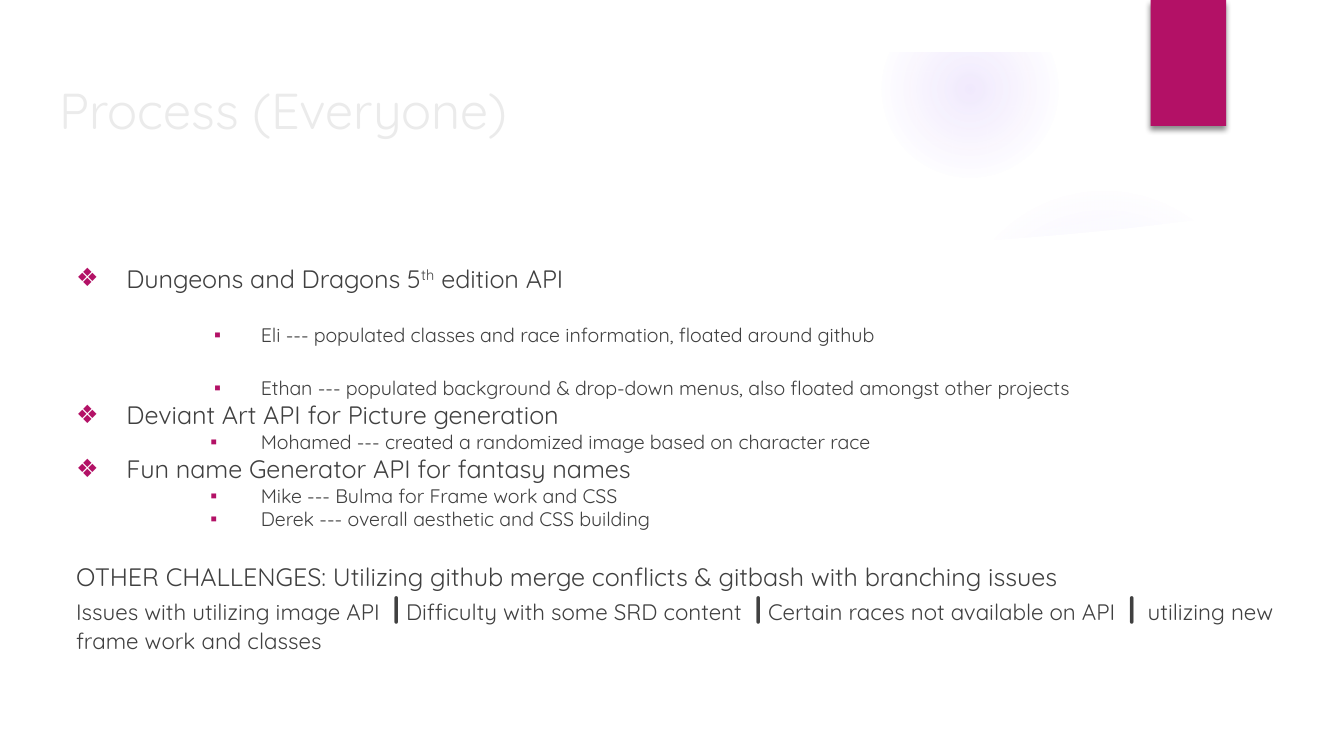
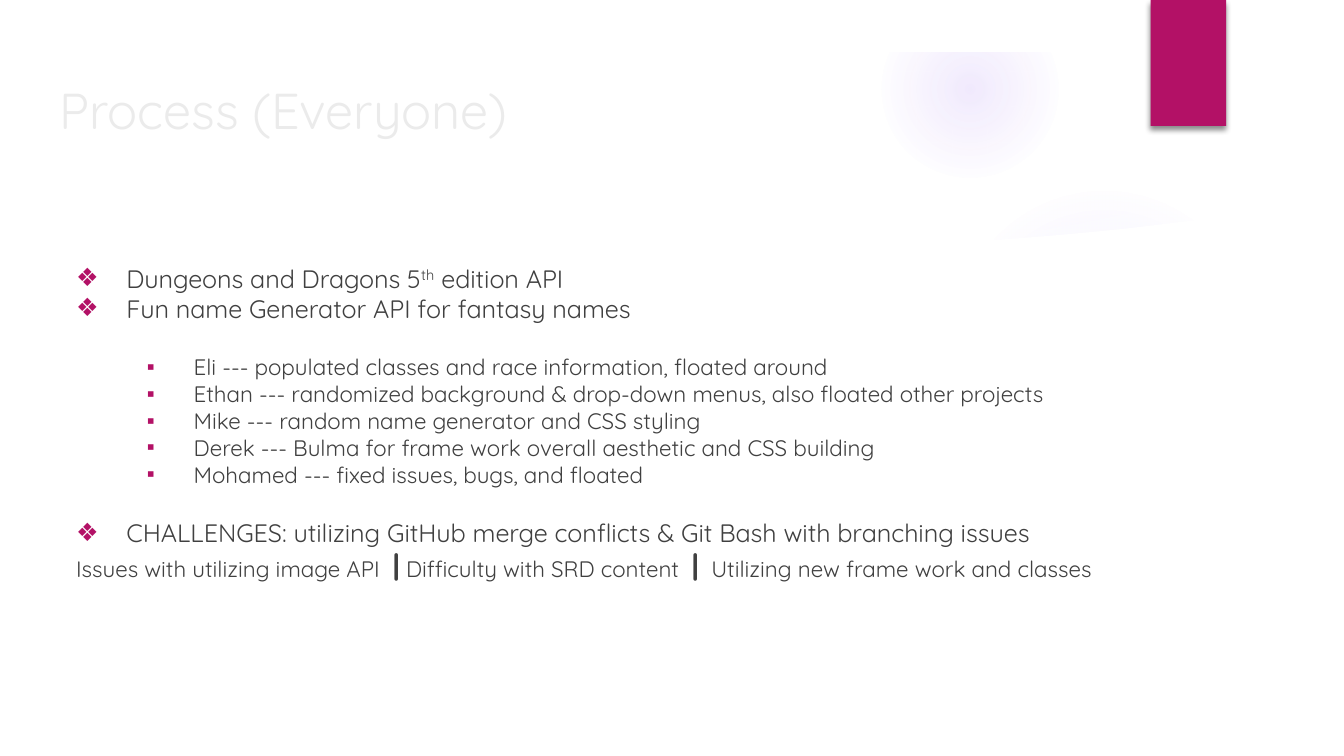
Before and after one commit to MiernickiElijah/Skulduggery, a slide deck: slide 4 of assets/Skulduggery.pptx. Drawn at 1344x756 pixels with LibreOffice and Linux fonts; fonts in the diff are those of the drawing; background and template pictures are left out. Boxes give left, top, right and bottom in pixels: in the first picture for what was removed or moved away, otherwise in the second. Text is boxed around its words. In the diff, an @@ line names an element or a change of style, - is before the commit and + after.

Commit message:
changes to PP presentation

```diff
--- a/assets/Skulduggery.pptx
+++ b/assets/Skulduggery.pptx
@@ text at (x1=261, y1=327, x2=1070, y2=453): paragraphs removed @@
-    ▪ Eli --- populated classes and race information, floated around github
-    ▪ Ethan --- populated background & drop-down menus, also floated amongst other projects
-❖ Deviant Art API for Picture generation
-    ▪ Mohamed --- created a randomized image based on character race
@@ text at (x1=76, y1=358, x2=1092, y2=582): text changed @@
-    ▪ Mike --- Bulma for Frame work and CSS
-    ▪ Derek --- overall aesthetic and CSS building
-OTHER CHALLENGES: Utilizing github merge conflicts & gitbash with branching issues
-Issues with utilizing image API | Difficulty with some SRD content | Certain races not available on API | utilizing new frame work and classes
+  ▪ Eli --- populated classes and race information, floated around
+  ▪ Ethan --- randomized background & drop-down menus, also floated other projects
+  ▪ Mike --- random name generator and CSS styling
+  ▪ Derek --- Bulma for frame work overall aesthetic and CSS building
+  ▪ Mohamed --- fixed issues, bugs, and floated
+❖ CHALLENGES: utilizing GitHub merge conflicts & Git Bash with branching issues
+Issues with utilizing image API | Difficulty with SRD content | Utilizing new frame work and classes
```
Also in this commit, not shown: 3 other slides changed.
